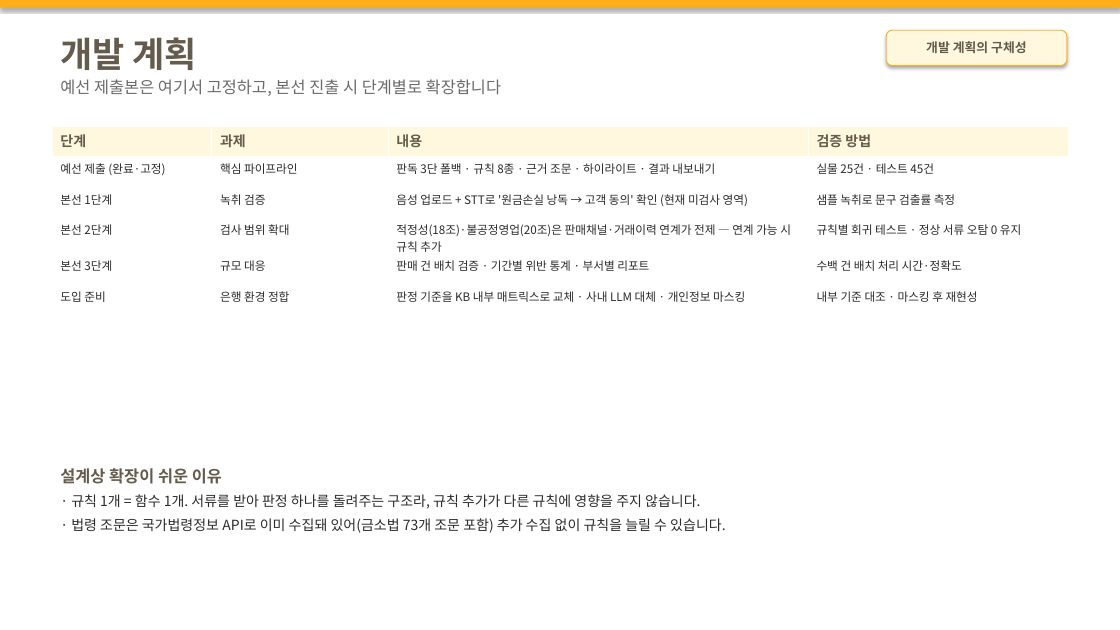
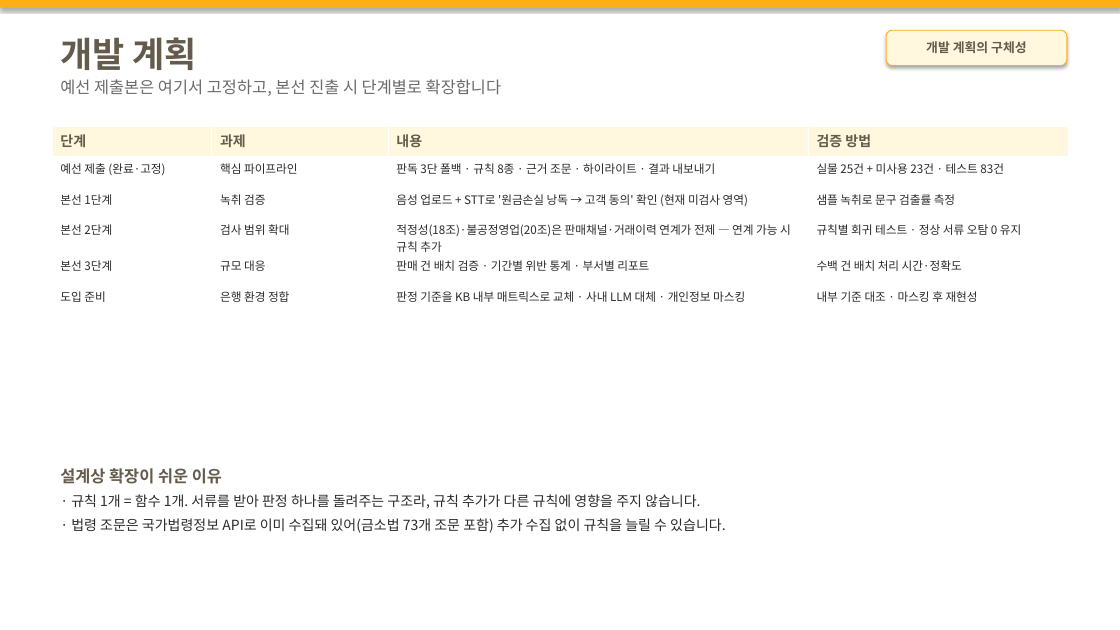
Before and after one commit to M0282/26KBAI_LW, a slide deck: slide 19 of docs/기술설명서_초안.pptx. Drawn at 1120x630 pixels with LibreOffice and Linux fonts; fonts in the diff are those of the drawing. Boxes give left, top, right and bottom in pixels: in the first picture for what was removed or moved away, otherwise in the second. Text is boxed around its words. In the diff, an @@ line names an element or a change of style, - is before the commit and + after.

```diff
--- a/docs/기술설명서_초안.pptx
+++ b/docs/기술설명서_초안.pptx
@@ table at [52, 126, 1069, 308] @@
-row 2, column 4: 실물 25건 · 테스트 45건
+row 2, column 4: 실물 25건 + 미사용 23건 · 테스트 83건
```
Also in this commit, not shown: 7 other slides changed, 8 other files.
